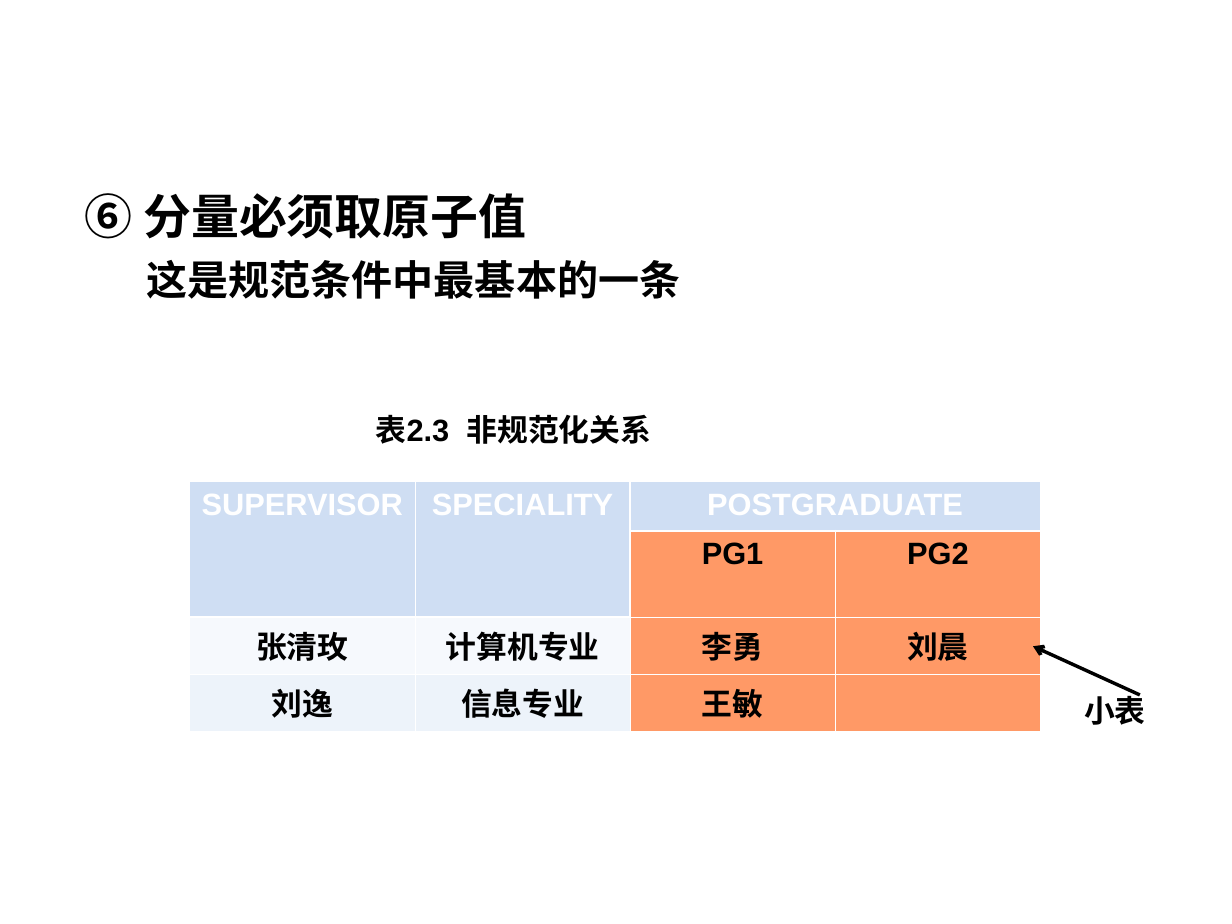
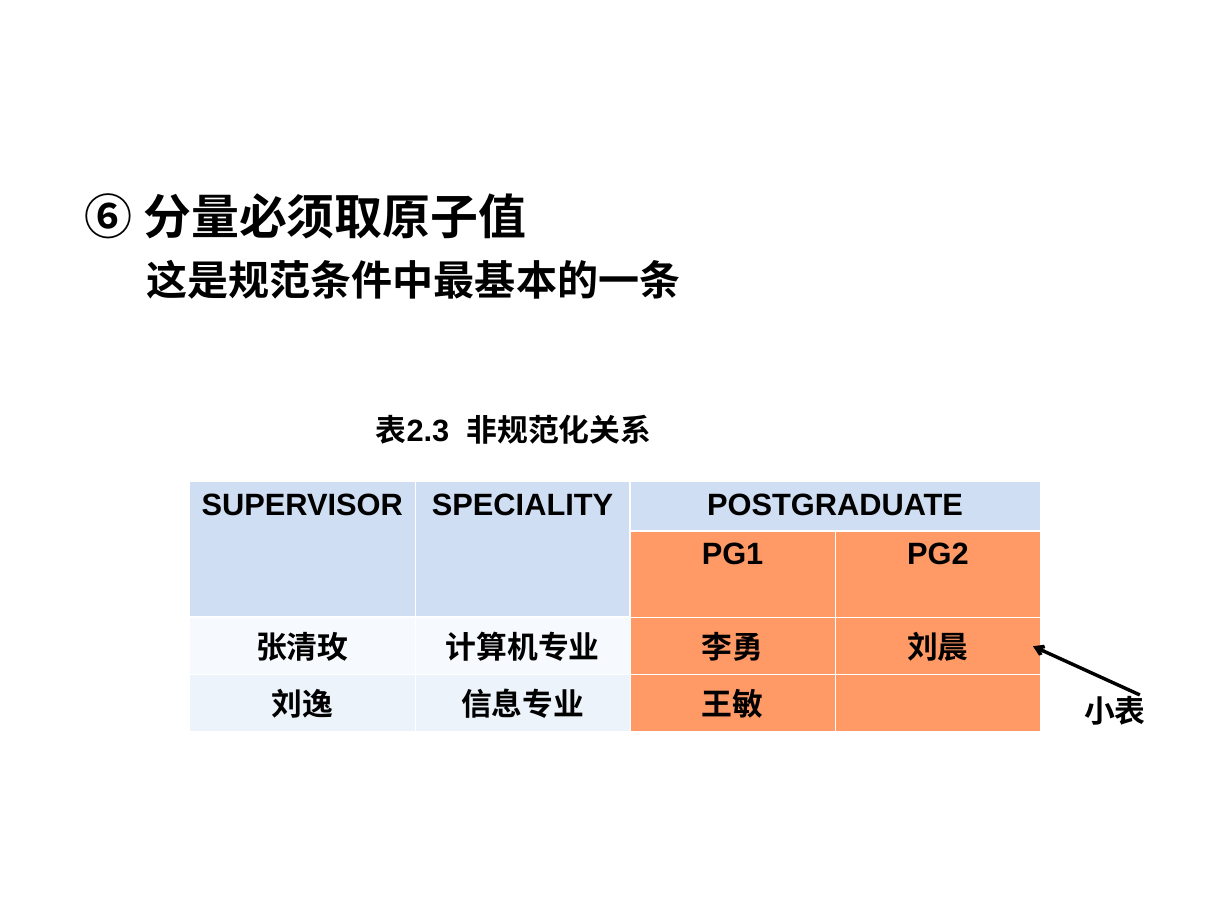
Before and after one commit to HBU/DataBase, a slide deck: slide 18 of PPT/DB第02章.ppt. Drawn at 1232x924 pixels with LibreOffice and Linux fonts; fonts in the diff are those of the drawing; background and template pictures are left out. Boxes give left, top, right and bottom in pixels: in the first picture for what was removed or moved away, otherwise in the second. Text is boxed around its words. In the diff, an @@ line names an element or a change of style, - is before the commit and + after.

```diff
--- a/PPT/DB第02章.ppt
+++ b/PPT/DB第02章.ppt
@@ table at [188,482,1041,722] @@
@@ text colour #FFFFFF to #000000 in "SUPERVISOR", "SPECIALITY", "POSTGRADUATE" @@
```
Also in this commit, not shown: 24 other slides changed, 6 other files.
